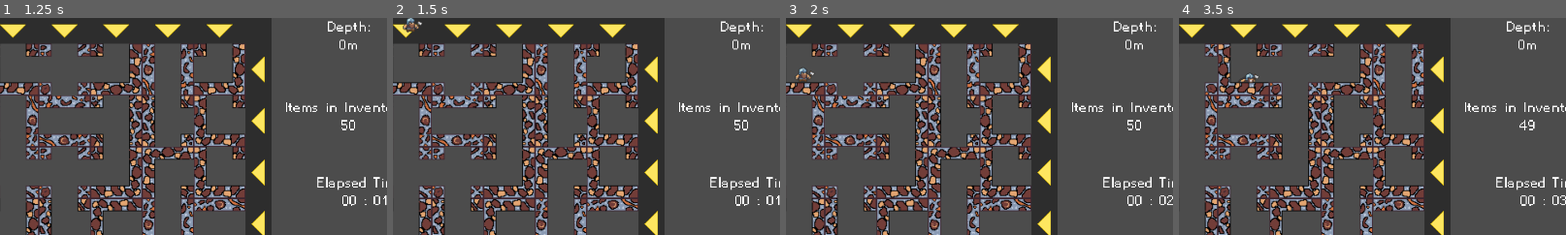
Above: before the commit, frames 1-4 (left to right).
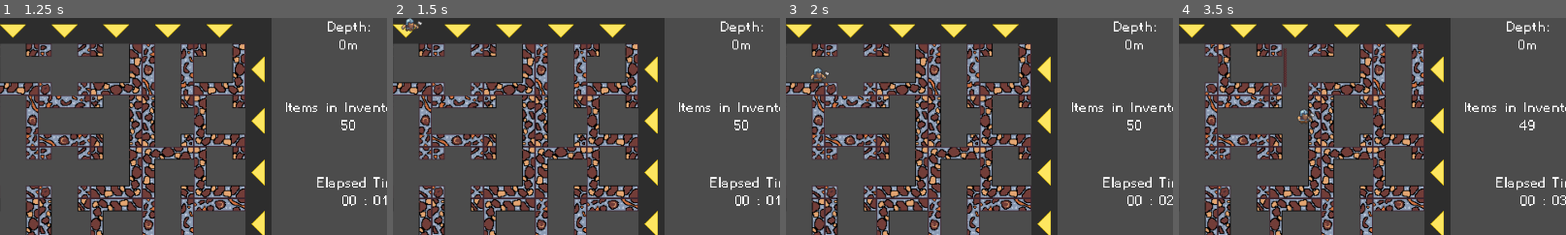
Above: after the commit, the same moments.

Repository: DorianSnowball/amazeing-mine
Game: Godot game, scene res://menu.tscn
Same seed, same stepped clock (60 frames per second), same inputs: the game is played once before the commit and once after it. The engine's default icon, where the game draws it, is replaced by a stand-in: a white triangle on a blue panel in a dark square.
Inputs (mouse positions are % of the whole screen's width and height, from its top left):
- Up to frame 1 (1.25 s): click "Start" at 0.5 s
- Up to frame 2 (1.5 s): hold D (move_right) from 1.28 s (still down); tap R (rope) at 1.35 s
- Up to frame 3 (2 s): keep holding D (move_right); tap Space (jump) at 1.52, 1.55, 1.82 s
- Up to frame 4 (3.5 s): release D (move_right) at 2 s; click (2, 12) at 2.02 s; hold D (move_right) from 2.78 s (still down); tap Space (jump) at 2.85, 3.02, 3.32 s; tap R (rope) at 3.05 s
The pictures show only the part of the screen within x 5-55%, y 0-50%; the shares and areas given below are measured in that part.

Frame 1 is identical in both runs. In frame 2, 0.1% of the frame differs, in the area x 2-7%, y 0-7%; in frame 3, 0.3%; in frame 4, 0.4%, in the area x 15-36%, y 14-49%.
Error in both runs: Unable to iterate on object of type 'Nil'. (res://Highscore.gd:29)

Commit message:
rudimentary climbing on ropes added

Diff:
--- a/game/Border.tscn
+++ b/game/Border.tscn
@@ -9,6 +9,7 @@
 extents = Vector2( 277.692, 31.9649 )
 
 [node name="StaticBody2D" type="StaticBody2D"]
+collision_layer = 3
 
 [node name="Border_thin" type="Sprite" parent="."]
 position = Vector2( 384, 384 )
--- a/game/Dwarf.gd
+++ b/game/Dwarf.gd
@@ -48,7 +48,7 @@
             _animated_sprite.play("walk")                                           # sprite animation
 
         # jump input
-    if Input.is_action_just_pressed("jump") and is_on_floor():
+    if Input.is_action_just_pressed("jump") and (is_on_floor() or on_rope):
         velocity.y -= jumpforce
 
         if velocity.x < 0:                                                      # backflip city
@@ -62,17 +62,17 @@
     if Input.is_action_just_pressed("rope"):
         spawn_rope()
 
-    if Input.is_action_pressed("climb_up"):
+    if Input.is_action_pressed("climb_up") and on_rope:
         velocity.y = climb_speed * -1
-    elif Input.is_action_pressed("climb_down"):
+    elif Input.is_action_pressed("climb_down") and on_rope:
         velocity.y = climb_speed
 
     if not Input.is_action_pressed("move_left") and not Input.is_action_pressed("move_right") and not Input.is_action_pressed("climb_up") and not Input.is_action_pressed("climb_down") and is_on_floor():
         _animated_sprite.play("idle")
 
-    if Input.is_action_just_pressed("climb_up"):
+    if Input.is_action_just_pressed("climb_up") and on_rope:
         _animated_sprite.play("climb")                                           # sprite animation
-    elif Input.is_action_just_pressed("climb_down"):
+    elif Input.is_action_just_pressed("climb_down") and on_rope:
         _animated_sprite.play("climb")
 
     if Input.is_action_just_released("climb_up") or Input.is_action_just_released("climb_down"):
--- a/game/Dwarf.tscn
+++ b/game/Dwarf.tscn
@@ -34,412 +34,412 @@
 atlas = ExtResource( 3 )
 region = Rect2( 128, 0, 32, 32 )
 
-[sub_resource type="AtlasTexture" id=56]
+[sub_resource type="AtlasTexture" id=6]
 flags = 4
 atlas = ExtResource( 3 )
 region = Rect2( 0, 96, 32, 32 )
 
-[sub_resource type="AtlasTexture" id=57]
+[sub_resource type="AtlasTexture" id=7]
 flags = 4
 atlas = ExtResource( 3 )
 region = Rect2( 32, 96, 32, 32 )
 
-[sub_resource type="AtlasTexture" id=58]
+[sub_resource type="AtlasTexture" id=8]
 flags = 4
 atlas = ExtResource( 3 )
 region = Rect2( 64, 96, 32, 32 )
 
-[sub_resource type="AtlasTexture" id=59]
+[sub_resource type="AtlasTexture" id=9]
 flags = 4
 atlas = ExtResource( 3 )
 region = Rect2( 96, 96, 32, 32 )
 
-[sub_resource type="AtlasTexture" id=60]
-flags = 4
-atlas = ExtResource( 3 )
-region = Rect2( 0, 64, 32, 32 )
-
-[sub_resource type="AtlasTexture" id=61]
-flags = 4
-atlas = ExtResource( 3 )
-region = Rect2( 32, 64, 32, 32 )
-
-[sub_resource type="AtlasTexture" id=62]
-flags = 4
-atlas = ExtResource( 3 )
-region = Rect2( 64, 64, 32, 32 )
-
-[sub_resource type="AtlasTexture" id=63]
-flags = 4
-atlas = ExtResource( 3 )
-region = Rect2( 32, 64, 32, 32 )
-
-[sub_resource type="AtlasTexture" id=64]
-flags = 4
-atlas = ExtResource( 3 )
-region = Rect2( 0, 64, 32, 32 )
-
-[sub_resource type="AtlasTexture" id=51]
+[sub_resource type="AtlasTexture" id=10]
 flags = 4
 atlas = ExtResource( 3 )
 region = Rect2( 0, 160, 32, 32 )
 
-[sub_resource type="AtlasTexture" id=52]
+[sub_resource type="AtlasTexture" id=11]
 flags = 4
 atlas = ExtResource( 3 )
 region = Rect2( 32, 160, 32, 32 )
 
-[sub_resource type="AtlasTexture" id=53]
+[sub_resource type="AtlasTexture" id=12]
 flags = 4
 atlas = ExtResource( 3 )
 region = Rect2( 64, 160, 32, 32 )
 
-[sub_resource type="AtlasTexture" id=54]
+[sub_resource type="AtlasTexture" id=13]
 flags = 4
 atlas = ExtResource( 3 )
 region = Rect2( 96, 160, 32, 32 )
 
-[sub_resource type="AtlasTexture" id=55]
+[sub_resource type="AtlasTexture" id=14]
 flags = 4
 atlas = ExtResource( 3 )
 region = Rect2( 128, 160, 32, 32 )
 
-[sub_resource type="AtlasTexture" id=6]
+[sub_resource type="AtlasTexture" id=15]
+flags = 4
+atlas = ExtResource( 6 )
+region = Rect2( 32, 0, 32, 32 )
+
+[sub_resource type="AtlasTexture" id=16]
+flags = 4
+atlas = ExtResource( 6 )
+region = Rect2( 64, 0, 32, 32 )
+
+[sub_resource type="AtlasTexture" id=17]
+flags = 4
+atlas = ExtResource( 6 )
+region = Rect2( 96, 0, 32, 32 )
+
+[sub_resource type="AtlasTexture" id=18]
+flags = 4
+atlas = ExtResource( 6 )
+region = Rect2( 128, 0, 32, 32 )
+
+[sub_resource type="AtlasTexture" id=19]
+flags = 4
+atlas = ExtResource( 6 )
+region = Rect2( 160, 0, 32, 32 )
+
+[sub_resource type="AtlasTexture" id=20]
+flags = 4
+atlas = ExtResource( 6 )
+region = Rect2( 192, 0, 32, 32 )
+
+[sub_resource type="AtlasTexture" id=21]
+flags = 4
+atlas = ExtResource( 6 )
+region = Rect2( 224, 0, 32, 32 )
+
+[sub_resource type="AtlasTexture" id=22]
+flags = 4
+atlas = ExtResource( 6 )
+region = Rect2( 256, 0, 32, 32 )
+
+[sub_resource type="AtlasTexture" id=23]
+flags = 4
+atlas = ExtResource( 6 )
+region = Rect2( 288, 0, 32, 32 )
+
+[sub_resource type="AtlasTexture" id=24]
+flags = 4
+atlas = ExtResource( 6 )
+region = Rect2( 320, 0, 32, 32 )
+
+[sub_resource type="AtlasTexture" id=25]
+flags = 4
+atlas = ExtResource( 6 )
+region = Rect2( 352, 0, 32, 32 )
+
+[sub_resource type="AtlasTexture" id=26]
+flags = 4
+atlas = ExtResource( 6 )
+region = Rect2( 384, 0, 32, 32 )
+
+[sub_resource type="AtlasTexture" id=27]
 flags = 4
 atlas = ExtResource( 3 )
 region = Rect2( 0, 32, 32, 32 )
 
-[sub_resource type="AtlasTexture" id=7]
+[sub_resource type="AtlasTexture" id=28]
 flags = 4
 atlas = ExtResource( 3 )
 region = Rect2( 32, 32, 32, 32 )
 
-[sub_resource type="AtlasTexture" id=8]
+[sub_resource type="AtlasTexture" id=29]
 flags = 4
 atlas = ExtResource( 3 )
 region = Rect2( 64, 32, 32, 32 )
 
-[sub_resource type="AtlasTexture" id=9]
+[sub_resource type="AtlasTexture" id=30]
 flags = 4
 atlas = ExtResource( 3 )
 region = Rect2( 96, 32, 32, 32 )
 
-[sub_resource type="AtlasTexture" id=10]
+[sub_resource type="AtlasTexture" id=31]
 flags = 4
 atlas = ExtResource( 3 )
 region = Rect2( 128, 32, 32, 32 )
 
-[sub_resource type="AtlasTexture" id=11]
+[sub_resource type="AtlasTexture" id=32]
 flags = 4
 atlas = ExtResource( 3 )
 region = Rect2( 160, 32, 32, 32 )
 
-[sub_resource type="AtlasTexture" id=12]
+[sub_resource type="AtlasTexture" id=33]
 flags = 4
 atlas = ExtResource( 3 )
 region = Rect2( 192, 32, 32, 32 )
 
-[sub_resource type="AtlasTexture" id=13]
+[sub_resource type="AtlasTexture" id=34]
 flags = 4
 atlas = ExtResource( 3 )
 region = Rect2( 224, 32, 32, 32 )
 
-[sub_resource type="AtlasTexture" id=66]
-flags = 4
-atlas = ExtResource( 6 )
-region = Rect2( 32, 0, 32, 32 )
-
-[sub_resource type="AtlasTexture" id=67]
-flags = 4
-atlas = ExtResource( 6 )
-region = Rect2( 64, 0, 32, 32 )
-
-[sub_resource type="AtlasTexture" id=68]
-flags = 4
-atlas = ExtResource( 6 )
-region = Rect2( 96, 0, 32, 32 )
-
-[sub_resource type="AtlasTexture" id=69]
-flags = 4
-atlas = ExtResource( 6 )
-region = Rect2( 128, 0, 32, 32 )
-
-[sub_resource type="AtlasTexture" id=70]
-flags = 4
-atlas = ExtResource( 6 )
-region = Rect2( 160, 0, 32, 32 )
-
-[sub_resource type="AtlasTexture" id=71]
-flags = 4
-atlas = ExtResource( 6 )
-region = Rect2( 192, 0, 32, 32 )
-
-[sub_resource type="AtlasTexture" id=72]
-flags = 4
-atlas = ExtResource( 6 )
-region = Rect2( 224, 0, 32, 32 )
-
-[sub_resource type="AtlasTexture" id=73]
-flags = 4
-atlas = ExtResource( 6 )
-region = Rect2( 256, 0, 32, 32 )
-
-[sub_resource type="AtlasTexture" id=74]
-flags = 4
-atlas = ExtResource( 6 )
-region = Rect2( 288, 0, 32, 32 )
-
-[sub_resource type="AtlasTexture" id=75]
-flags = 4
-atlas = ExtResource( 6 )
-region = Rect2( 320, 0, 32, 32 )
-
-[sub_resource type="AtlasTexture" id=76]
-flags = 4
-atlas = ExtResource( 6 )
-region = Rect2( 352, 0, 32, 32 )
-
-[sub_resource type="AtlasTexture" id=77]
-flags = 4
-atlas = ExtResource( 6 )
-region = Rect2( 384, 0, 32, 32 )
-
-[sub_resource type="AtlasTexture" id=78]
+[sub_resource type="AtlasTexture" id=35]
 flags = 4
 atlas = ExtResource( 7 )
 region = Rect2( 0, 160, 39, 32 )
 
-[sub_resource type="AtlasTexture" id=79]
+[sub_resource type="AtlasTexture" id=36]
 flags = 4
 atlas = ExtResource( 7 )
 region = Rect2( 39, 160, 39, 32 )
 
-[sub_resource type="AtlasTexture" id=80]
+[sub_resource type="AtlasTexture" id=37]
 flags = 4
 atlas = ExtResource( 7 )
 region = Rect2( 78, 160, 39, 32 )
 
-[sub_resource type="AtlasTexture" id=81]
+[sub_resource type="AtlasTexture" id=38]
 flags = 4
 atlas = ExtResource( 7 )
 region = Rect2( 117, 160, 39, 32 )
 
-[sub_resource type="AtlasTexture" id=82]
+[sub_resource type="AtlasTexture" id=39]
 flags = 4
 atlas = ExtResource( 7 )
 region = Rect2( 156, 160, 39, 32 )
 
-[sub_resource type="SpriteFrames" id=18]
+[sub_resource type="AtlasTexture" id=40]
+flags = 4
+atlas = ExtResource( 3 )
+region = Rect2( 0, 64, 32, 32 )
+
+[sub_resource type="AtlasTexture" id=41]
+flags = 4
+atlas = ExtResource( 3 )
+region = Rect2( 32, 64, 32, 32 )
+
+[sub_resource type="AtlasTexture" id=42]
+flags = 4
+atlas = ExtResource( 3 )
+region = Rect2( 64, 64, 32, 32 )
+
+[sub_resource type="AtlasTexture" id=43]
+flags = 4
+atlas = ExtResource( 3 )
+region = Rect2( 32, 64, 32, 32 )
+
+[sub_resource type="AtlasTexture" id=44]
+flags = 4
+atlas = ExtResource( 3 )
+region = Rect2( 0, 64, 32, 32 )
+
+[sub_resource type="SpriteFrames" id=45]
 animations = [ {
 "frames": [ SubResource( 1 ), SubResource( 2 ), SubResource( 3 ), SubResource( 4 ), SubResource( 5 ) ],
 "loop": true,
 "name": "idle",
 "speed": 5.0
 }, {
-"frames": [ SubResource( 56 ), SubResource( 57 ), SubResource( 58 ), SubResource( 59 ) ],
+"frames": [ SubResource( 6 ), SubResource( 7 ), SubResource( 8 ), SubResource( 9 ) ],
 "loop": true,
 "name": "landing",
 "speed": 5.0
 }, {
-"frames": [ SubResource( 60 ), SubResource( 61 ), SubResource( 62 ), SubResource( 63 ), SubResource( 64 ) ],
-"loop": true,
-"name": "raise_axe",
-"speed": 5.0
-}, {
-"frames": [ SubResource( 51 ), SubResource( 52 ), SubResource( 53 ), SubResource( 54 ), SubResource( 55 ) ],
+"frames": [ SubResource( 10 ), SubResource( 11 ), SubResource( 12 ), SubResource( 13 ), SubResource( 14 ) ],
 "loop": true,
 "name": "climb",
 "speed": 5.0
 }, {
-"frames": [ SubResource( 6 ), SubResource( 7 ), SubResource( 8 ), SubResource( 9 ), SubResource( 10 ), SubResource( 11 ), SubResource( 12 ), SubResource( 13 ) ],
+"frames": [ SubResource( 15 ), SubResource( 16 ), SubResource( 17 ), SubResource( 18 ), SubResource( 19 ), SubResource( 20 ), SubResource( 21 ), SubResource( 22 ), SubResource( 23 ), SubResource( 24 ), SubResource( 25 ), SubResource( 26 ) ],
+"loop": true,
+"name": "landing2",
+"speed": 5.0
+}, {
+"frames": [ SubResource( 27 ), SubResource( 28 ), SubResource( 29 ), SubResource( 30 ), SubResource( 31 ), SubResource( 32 ), SubResource( 33 ), SubResource( 34 ) ],
 "loop": true,
 "name": "walk",
 "speed": 7.0
 }, {
-"frames": [ SubResource( 66 ), SubResource( 67 ), SubResource( 68 ), SubResource( 69 ), SubResource( 70 ), SubResource( 71 ), SubResource( 72 ), SubResource( 73 ), SubResource( 74 ), SubResource( 75 ), SubResource( 76 ), SubResource( 77 ) ],
-"loop": true,
-"name": "landing2",
-"speed": 5.0
-}, {
-"frames": [ SubResource( 78 ), SubResource( 79 ), SubResource( 80 ), SubResource( 81 ), SubResource( 82 ) ],
+"frames": [ SubResource( 35 ), SubResource( 36 ), SubResource( 37 ), SubResource( 38 ), SubResource( 39 ) ],
 "loop": true,
 "name": "jump",
 "speed": 5.0
+}, {
+"frames": [ SubResource( 40 ), SubResource( 41 ), SubResource( 42 ), SubResource( 43 ), SubResource( 44 ) ],
+"loop": true,
+"name": "raise_axe",
+"speed": 5.0
 } ]
 
-[sub_resource type="CapsuleShape2D" id=19]
-
-[sub_resource type="AtlasTexture" id=20]
+[sub_resource type="CapsuleShape2D" id=46]
+
+[sub_resource type="AtlasTexture" id=47]
 flags = 4
 atlas = ExtResource( 4 )
 region = Rect2( 0, 0, 256, 256 )
 
-[sub_resource type="AtlasTexture" id=21]
+[sub_resource type="AtlasTexture" id=48]
 flags = 4
 atlas = ExtResource( 4 )
 region = Rect2( 256, 0, 256, 256 )
 
-[sub_resource type="AtlasTexture" id=22]
+[sub_resource type="AtlasTexture" id=49]
 flags = 4
 atlas = ExtResource( 4 )
 region = Rect2( 512, 0, 256, 256 )
 
-[sub_resource type="AtlasTexture" id=23]
+[sub_resource type="AtlasTexture" id=50]
 flags = 4
 atlas = ExtResource( 4 )
 region = Rect2( 768, 0, 256, 256 )
 
-[sub_resource type="AtlasTexture" id=24]
+[sub_resource type="AtlasTexture" id=51]
 flags = 4
 atlas = ExtResource( 4 )
 region = Rect2( 1024, 0, 256, 256 )
 
-[sub_resource type="AtlasTexture" id=25]
+[sub_resource type="AtlasTexture" id=52]
 flags = 4
 atlas = ExtResource( 4 )
 region = Rect2( 1280, 0, 256, 256 )
 
-[sub_resource type="AtlasTexture" id=26]
+[sub_resource type="AtlasTexture" id=53]
 flags = 4
 atlas = ExtResource( 4 )
 region = Rect2( 0, 256, 256, 256 )
 
-[sub_resource type="AtlasTexture" id=27]
+[sub_resource type="AtlasTexture" id=54]
 flags = 4
 atlas = ExtResource( 4 )
 region = Rect2( 256, 256, 256, 256 )
 
-[sub_resource type="AtlasTexture" id=28]
+[sub_resource type="AtlasTexture" id=55]
 flags = 4
 atlas = ExtResource( 4 )
 region = Rect2( 512, 256, 256, 256 )
 
-[sub_resource type="AtlasTexture" id=29]
+[sub_resource type="AtlasTexture" id=56]
 flags = 4
 atlas = ExtResource( 4 )
 region = Rect2( 768, 256, 256, 256 )
 
-[sub_resource type="AtlasTexture" id=30]
+[sub_resource type="AtlasTexture" id=57]
 flags = 4
 atlas = ExtResource( 4 )
 region = Rect2( 1024, 256, 256, 256 )
 
-[sub_resource type="AtlasTexture" id=31]
+[sub_resource type="AtlasTexture" id=58]
 flags = 4
 atlas = ExtResource( 4 )
 region = Rect2( 1280, 256, 256, 256 )
 
-[sub_resource type="AtlasTexture" id=32]
+[sub_resource type="AtlasTexture" id=59]
 flags = 4
 atlas = ExtResource( 4 )
 region = Rect2( 0, 512, 256, 256 )
 
-[sub_resource type="AtlasTexture" id=33]
+[sub_resource type="AtlasTexture" id=60]
 flags = 4
 atlas = ExtResource( 4 )
 region = Rect2( 256, 512, 256, 256 )
 
-[sub_resource type="AtlasTexture" id=34]
+[sub_resource type="AtlasTexture" id=61]
 flags = 4
 atlas = ExtResource( 4 )
 region = Rect2( 512, 512, 256, 256 )
 
-[sub_resource type="AtlasTexture" id=35]
+[sub_resource type="AtlasTexture" id=62]
 flags = 4
 atlas = ExtResource( 4 )
 region = Rect2( 768, 512, 256, 256 )
 
-[sub_resource type="AtlasTexture" id=36]
+[sub_resource type="AtlasTexture" id=63]
 flags = 4
 atlas = ExtResource( 4 )
 region = Rect2( 1024, 512, 256, 256 )
 
-[sub_resource type="AtlasTexture" id=37]
+[sub_resource type="AtlasTexture" id=64]
 flags = 4
 atlas = ExtResource( 4 )
 region = Rect2( 1280, 512, 256, 256 )
 
-[sub_resource type="AtlasTexture" id=38]
+[sub_resource type="AtlasTexture" id=65]
 flags = 4
 atlas = ExtResource( 4 )
 region = Rect2( 0, 768, 256, 256 )
 
-[sub_resource type="AtlasTexture" id=39]
+[sub_resource type="AtlasTexture" id=66]
 flags = 4
 atlas = ExtResource( 4 )
 region = Rect2( 256, 768, 256, 256 )
 
-[sub_resource type="AtlasTexture" id=40]
+[sub_resource type="AtlasTexture" id=67]
 flags = 4
 atlas = ExtResource( 4 )
 region = Rect2( 512, 768, 256, 256 )
 
-[sub_resource type="AtlasTexture" id=41]
+[sub_resource type="AtlasTexture" id=68]
 flags = 4
 atlas = ExtResource( 4 )
 region = Rect2( 768, 768, 256, 256 )
 
-[sub_resource type="AtlasTexture" id=42]
+[sub_resource type="AtlasTexture" id=69]
 flags = 4
 atlas = ExtResource( 4 )
 region = Rect2( 1024, 768, 256, 256 )
 
-[sub_resource type="AtlasTexture" id=43]
+[sub_resource type="AtlasTexture" id=70]
 flags = 4
 atlas = ExtResource( 4 )
 region = Rect2( 1280, 768, 256, 256 )
 
-[sub_resource type="AtlasTexture" id=44]
+[sub_resource type="AtlasTexture" id=71]
 flags = 4
 atlas = ExtResource( 4 )
 region = Rect2( 0, 1024, 256, 256 )
 
-[sub_resource type="AtlasTexture" id=45]
+[sub_resource type="AtlasTexture" id=72]
 flags = 4
 atlas = ExtResource( 4 )
 region = Rect2( 256, 1024, 256, 256 )
 
-[sub_resource type="AtlasTexture" id=46]
+[sub_resource type="AtlasTexture" id=73]
 flags = 4
 atlas = ExtResource( 4 )
 region = Rect2( 512, 1024, 256, 256 )
 
-[sub_resource type="AtlasTexture" id=47]
+[sub_resource type="AtlasTexture" id=74]
 flags = 4
 atlas = ExtResource( 4 )
 region = Rect2( 768, 1024, 256, 256 )
 
-[sub_resource type="AtlasTexture" id=48]
+[sub_resource type="AtlasTexture" id=75]
 flags = 4
 atlas = ExtResource( 4 )
 region = Rect2( 1024, 1024, 256, 256 )
 
-[sub_resource type="AtlasTexture" id=49]
+[sub_resource type="AtlasTexture" id=76]
 flags = 4
 atlas = ExtResource( 4 )
 region = Rect2( 1280, 1024, 256, 256 )
 
-[sub_resource type="SpriteFrames" id=50]
+[sub_resource type="SpriteFrames" id=77]
 animations = [ {
-"frames": [ SubResource( 20 ), SubResource( 21 ), SubResource( 22 ), SubResource( 23 ), SubResource( 24 ), SubResource( 25 ), SubResource( 26 ), SubResource( 27 ), SubResource( 28 ), SubResource( 29 ), SubResource( 30 ), SubResource( 31 ), SubResource( 32 ), SubResource( 33 ), SubResource( 34 ), SubResource( 35 ), SubResource( 36 ), SubResource( 37 ), SubResource( 38 ), SubResource( 39 ), SubResource( 40 ), SubResource( 41 ), SubResource( 42 ), SubResource( 43 ), SubResource( 44 ), SubResource( 45 ), SubResource( 46 ), SubResource( 47 ), SubResource( 48 ), SubResource( 49 ) ],
+"frames": [ SubResource( 47 ), SubResource( 48 ), SubResource( 49 ), SubResource( 50 ), SubResource( 51 ), SubResource( 52 ), SubResource( 53 ), SubResource( 54 ), SubResource( 55 ), SubResource( 56 ), SubResource( 57 ), SubResource( 58 ), SubResource( 59 ), SubResource( 60 ), SubResource( 61 ), SubResource( 62 ), SubResource( 63 ), SubResource( 64 ), SubResource( 65 ), SubResource( 66 ), SubResource( 67 ), SubResource( 68 ), SubResource( 69 ), SubResource( 70 ), SubResource( 71 ), SubResource( 72 ), SubResource( 73 ), SubResource( 74 ), SubResource( 75 ), SubResource( 76 ) ],
 "loop": true,
 "name": "poof",
 "speed": 60.0
 } ]
 
-[sub_resource type="AtlasTexture" id=86]
+[sub_resource type="AtlasTexture" id=78]
 flags = 4
 atlas = ExtResource( 8 )
 region = Rect2( 0, 0, 55, 38 )
 
-[sub_resource type="AtlasTexture" id=87]
+[sub_resource type="AtlasTexture" id=79]
 flags = 4
 atlas = ExtResource( 8 )
 region = Rect2( 55, 0, 55, 38 )
 
-[sub_resource type="SpriteFrames" id=85]
+[sub_resource type="SpriteFrames" id=80]
 animations = [ {
-"frames": [ SubResource( 86 ), SubResource( 87 ) ],
+"frames": [ SubResource( 78 ), SubResource( 79 ) ],
 "loop": true,
 "name": "speech",
 "speed": 0.5
@@ -457,18 +457,17 @@
 [node name="AnimatedSprite" type="AnimatedSprite" parent="."]
 position = Vector2( 0.707108, -9.36916 )
 scale = Vector2( 2, 2 )
-frames = SubResource( 18 )
+frames = SubResource( 45 )
 animation = "idle"
-frame = 3
 playing = true
 
 [node name="CollisionShape2D" type="CollisionShape2D" parent="."]
 position = Vector2( 0, 0.354 )
-shape = SubResource( 19 )
+shape = SubResource( 46 )
 
 [node name="magic sprite" type="AnimatedSprite" parent="."]
 scale = Vector2( 0.5, 0.5 )
-frames = SubResource( 50 )
+frames = SubResource( 77 )
 animation = "poof"
 
 [node name="poof" type="AudioStreamPlayer2D" parent="."]
--- a/game/Gamefield.tscn
+++ b/game/Gamefield.tscn
@@ -5,5 +5,6 @@
 
 [node name="Gamefield" type="Node2D"]
 script = ExtResource( 2 )
+intro_animation = false
 
 [node name="StaticBody2D" parent="." instance=ExtResource( 1 )]
--- a/game/RopeSegment.tscn
+++ b/game/RopeSegment.tscn
@@ -1,6 +1,7 @@
-[gd_scene load_steps=4 format=2]
+[gd_scene load_steps=5 format=2]
 
 [ext_resource path="res://Sprites/Rope.png" type="Texture" id=1]
+[ext_resource path="res://Rope_Segment_Climb.gd" type="Script" id=2]
 
 [sub_resource type="RectangleShape2D" id=1]
 extents = Vector2( 69.0232, 223.944 )
@@ -9,6 +10,8 @@
 extents = Vector2( 11.3253, 8.29478 )
 
 [node name="RopeSegment" type="RigidBody2D"]
+collision_layer = 2
+collision_mask = 2
 
 [node name="CollisionShape2D" type="CollisionShape2D" parent="."]
 position = Vector2( 0, 16.0459 )
@@ -21,6 +24,10 @@
 texture = ExtResource( 1 )
 
 [node name="Area2D" type="Area2D" parent="Sprite"]
+script = ExtResource( 2 )
 
-[node name="CollisionShape2D2" type="CollisionShape2D" parent="Sprite/Area2D"]
+[node name="Climbing Range" type="CollisionShape2D" parent="Sprite/Area2D"]
 shape = SubResource( 2 )
+
+[connection signal="body_entered" from="Sprite/Area2D" to="Sprite/Area2D" method="_on_Area2D_body_entered"]
+[connection signal="body_exited" from="Sprite/Area2D" to="Sprite/Area2D" method="_on_Area2D_body_exited"]
--- /dev/null
+++ b/game/Rope_Segment_Climb.gd
@@ -0,0 +1,26 @@
+extends Area2D
+
+
+# Declare member variables here. Examples:
+# var a = 2
+# var b = "text"
+
+
+# Called when the node enters the scene tree for the first time.
+func _ready():
+    pass # Replace with function body.
+
+
+# Called every frame. 'delta' is the elapsed time since the previous frame.
+#func _process(delta):
+#    pass
+
+
+func _on_Area2D_body_entered(body):
+    if body.name == "Dwarf":
+        $"/root/Control/Gamefield/Dwarf".on_rope = true
+
+
+func _on_Area2D_body_exited(body):
+    if body.name == "Dwarf":
+        $"/root/Control/Gamefield/Dwarf".on_rope = false
--- a/game/Tile.tscn
+++ b/game/Tile.tscn
@@ -7,6 +7,8 @@
 
 [node name="Tile" type="StaticBody2D"]
 scale = Vector2( 5, 5 )
+collision_layer = 3
+collision_mask = 3
 
 [node name="Sprite" type="Sprite" parent="."]
 scale = Vector2( 0.01, 0.01 )
--- a/game/TileItem.tscn
+++ b/game/TileItem.tscn
@@ -39,7 +39,10 @@
 playing = true
 
 [node name="Area2D" type="Area2D" parent="Sprite"]
+collision_layer = 3
+collision_mask = 3
 
 [node name="CollisionShape2D" type="CollisionShape2D" parent="Sprite/Area2D"]
 shape = SubResource( 5 )
+
 [connection signal="body_entered" from="Sprite/Area2D" to="." method="_on_Area2D_body_entered"]
--- a/game/Tile_Corner.tscn
+++ b/game/Tile_Corner.tscn
@@ -10,6 +10,8 @@
 extents = Vector2( 32, 8 )
 
 [node name="Tile_Corner" type="KinematicBody2D"]
+collision_layer = 3
+collision_mask = 3
 script = ExtResource( 2 )
 
 [node name="Sprite" type="Sprite" parent="."]
--- a/game/Tile_End_Piece.tscn
+++ b/game/Tile_End_Piece.tscn
@@ -10,6 +10,8 @@
 extents = Vector2( 24, 8 )
 
 [node name="Tile_End_Piece" type="KinematicBody2D"]
+collision_layer = 3
+collision_mask = 3
 script = ExtResource( 2 )
 
 [node name="Sprite" type="Sprite" parent="."]
--- a/game/Tile_Intersection.tscn
+++ b/game/Tile_Intersection.tscn
@@ -7,6 +7,8 @@
 extents = Vector2( 8, 8 )
 
 [node name="Tile_Intersection" type="KinematicBody2D"]
+collision_layer = 3
+collision_mask = 3
 script = ExtResource( 2 )
 
 [node name="Sprite" type="Sprite" parent="."]
--- a/game/Tile_T_Piece.tscn
+++ b/game/Tile_T_Piece.tscn
@@ -3,13 +3,15 @@
 [ext_resource path="res://Sprites/Tile_T.png" type="Texture" id=1]
 [ext_resource path="res://Tile_T_Piece.gd" type="Script" id=2]
 
-[sub_resource type="RectangleShape2D" id=2]
+[sub_resource type="RectangleShape2D" id=1]
 extents = Vector2( 8, 8 )
 
-[sub_resource type="RectangleShape2D" id=1]
+[sub_resource type="RectangleShape2D" id=2]
 extents = Vector2( 32, 8 )
 
 [node name="Tile_T_Piece" type="KinematicBody2D"]
+collision_layer = 3
+collision_mask = 3
 script = ExtResource( 2 )
 
 [node name="Tile_T_Piece" type="Sprite" parent="."]
--- a/game/Tile_Tube.tscn
+++ b/game/Tile_Tube.tscn
@@ -7,6 +7,8 @@
 extents = Vector2( 32, 8 )
 
 [node name="Tile_Tube" type="KinematicBody2D"]
+collision_layer = 3
+collision_mask = 3
 script = ExtResource( 2 )
 
 [node name="Sprite" type="Sprite" parent="."]
Not shown: 1 places in game/Dwarf.tscn that only renumber resources
Not shown: 1 places in game/Tile_T_Piece.tscn that only renumber resources
